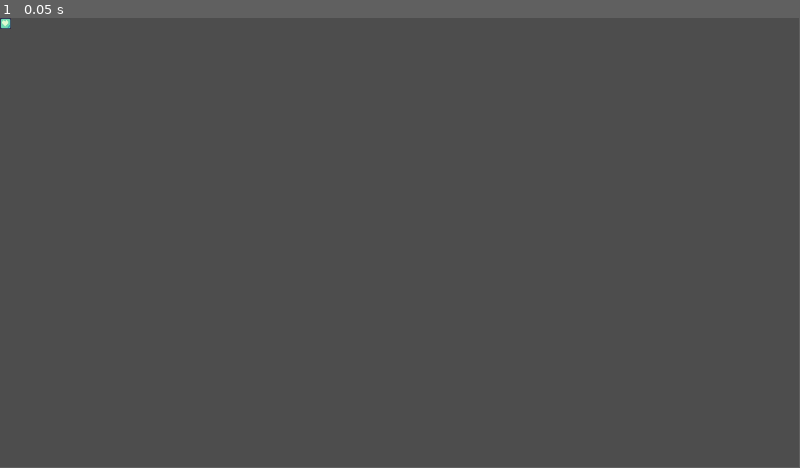
Above: before the commit, frame 1.
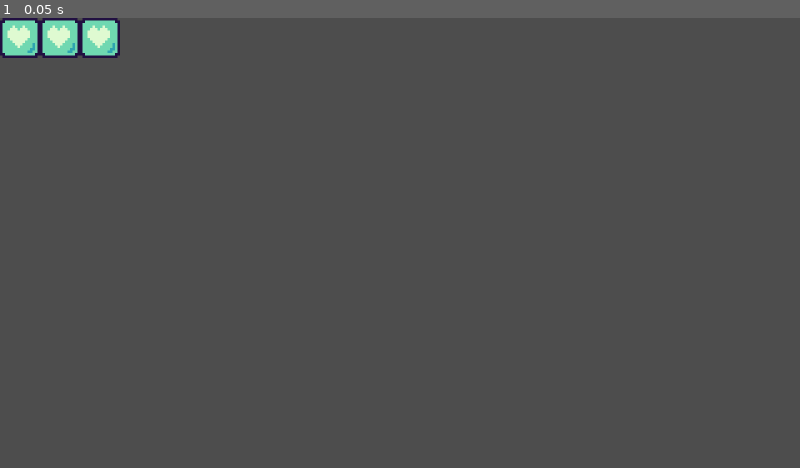
Above: after the commit, the same moment.

Repository: shule517/panepon
Game: Godot game, scene res://scenes/stage.tscn
Same seed, same stepped clock (60 frames per second), same inputs: the game is played once before the commit and once after it.
Inputs:
- Up to frame 1 (0.05 s): no input
In our replay, the window is 799x449 before the commit and 800x450 after it. These sizes can differ from the game's own. Grey fills any space a smaller window leaves; there, only what the larger window draws over its background counts as a difference.

The runs differ from the first frame. In frame 1, 1.3% of the frame differs, in the area x 0-15%, y 0-9%.

Commit message:
カーソルを追加

Diff:
--- a/project.godot
+++ b/project.godot
@@ -15,6 +15,13 @@
 config/features=PackedStringArray("4.4", "Forward Plus")
 config/icon="res://icon.svg"
 
+[display]
+
+window/size/viewport_width=1600
+window/size/viewport_height=900
+window/stretch/scale=5.0
+window/stretch/scale_mode="integer"
+
 [dotnet]
 
 project/assembly_name="panepon"
--- a/scenes/stage.tscn
+++ b/scenes/stage.tscn
@@ -4,5 +4,11 @@
 
 [node name="Stage" type="Node2D"]
 
+[node name="Panel-blue2" parent="." instance=ExtResource("1_8rem4")]
+position = Vector2(24, 8)
+
 [node name="Panel-blue" parent="." instance=ExtResource("1_8rem4")]
 position = Vector2(8, 8)
+
+[node name="Panel-blue3" parent="." instance=ExtResource("1_8rem4")]
+position = Vector2(40, 8)
Binary file added: cursor/cursor.aseprite
Not shown, changed: .DS_Store
